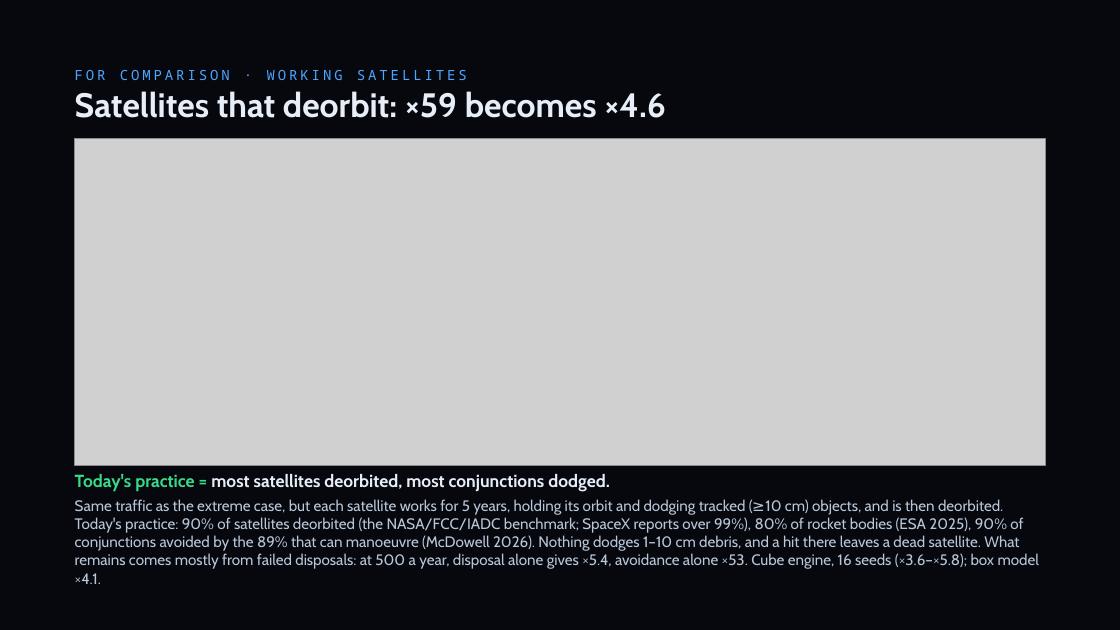
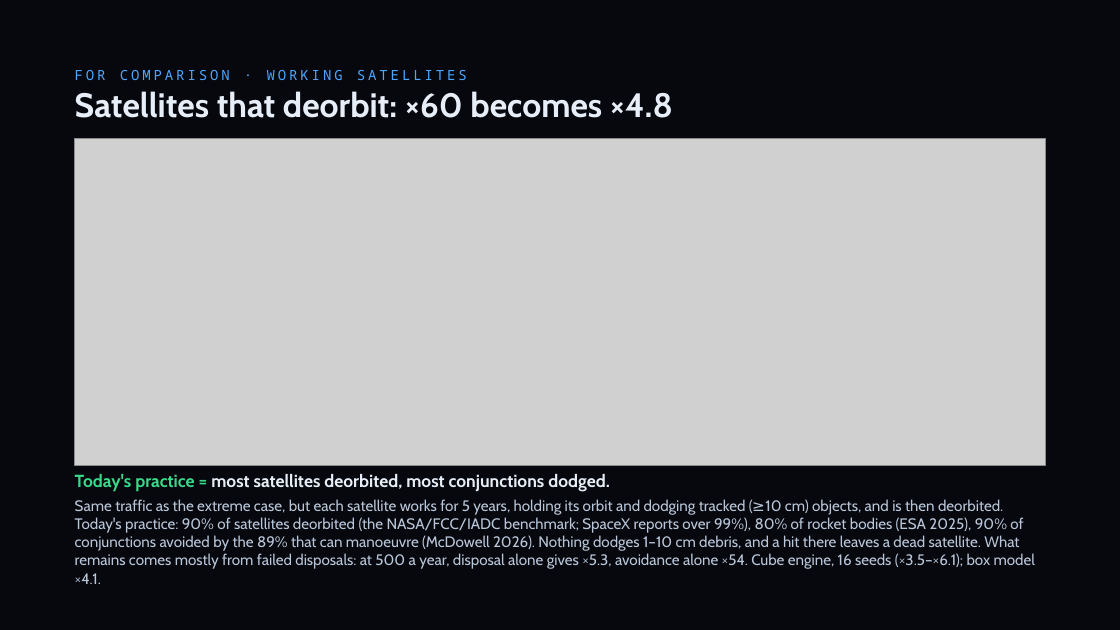
Before and after one commit to TimKadyrov/DebrisCascade, a slide deck: slide 21 of Barrel of Nails — Kessler Study.pptx. Drawn at 1120x630 pixels with LibreOffice and Linux fonts; fonts in the diff are those of the drawing; grey boxes stand for pictures. Boxes give left, top, right and bottom in pixels: in the first picture for what was removed or moved away, otherwise in the second. Text is boxed around its words. In the diff, an @@ line names an element or a change of style, - is before the commit and + after.

Commit message:
Final audit: engine fixes, re-export, deck and docs refreshed
Engines
- Catastrophic collisions per year are divided by the stretch each yearly
  record covers (cube 60-day steps made year 50 read ~12% low).
- Box model: launched satellites and rocket bodies keep fixed 180 kg /
  2,410 kg classes; catalog seeding no longer rewrites their masses.
- Cube: formation exclusion also covers dead catalogued payloads; objects
  started at e = 0.001 decay as circular from the first step; the globe
  classifies all intact objects as intact.
- Median quit year counts runs that never quit; never-quit seeds no longer
  break the JSON export. Duplicate 16-seed ensembles hit the cache.
- Drag lifetimes integrate to 10,000 years (the 1,000-year cap drew a false
  step near 1,400 km). Dead code removed.

Numbers (new export, 16 seeds; 2006 benchmark rerun)
- Nothing added x1.09, 50/yr x2.8, 500/yr x60, working x4.8, ~9 removals/yr;
  benchmark cube 12.8 (7-18) vs LEGEND 10.8, box 9.9.
- Comparison traffic rows from the cube engine; "1,000 barrels" instead of
  an unproven ceiling; operators wording (median run, launches taper).

Deck, charts, SUMMARY: every model number from the new export; wording
fixes from the audit; WPF label overlaps fixed.

```diff
--- a/Barrel of Nails — Kessler Study.pptx
+++ b/Barrel of Nails — Kessler Study.pptx
@@ text at (x1=75, y1=91, x2=673, y2=118): text changed @@
-Satellites that deorbit: ×59 becomes ×4.6
+Satellites that deorbit: ×60 becomes ×4.8
@@ text at (x1=75, y1=499, x2=1035, y2=584): text changed @@
-Same traffic as the extreme case, but each satellite works for 5 years, holding its orbit and dodging tracked (≥10 cm) objects, and is then deorbited. Today's practice: 90% of satellites deorbited (the NASA/FCC/IADC benchmark; SpaceX reports over 99%), 80% of rocket bodies (ESA 2025), 90% of conjunctions avoided by the 89% that can manoeuvre (McDowell 2026). Nothing dodges 1–10 cm debris, and a hit there leaves a dead satellite. What remains comes mostly from failed disposals: at 500 a year, disposal alone gives ×5.4, avoidance alone ×53. Cube engine, 16 seeds (×3.6–×5.8); box model ×4.1.
+Same traffic as the extreme case, but each satellite works for 5 years, holding its orbit and dodging tracked (≥10 cm) objects, and is then deorbited. Today's practice: 90% of satellites deorbited (the NASA/FCC/IADC benchmark; SpaceX reports over 99%), 80% of rocket bodies (ESA 2025), 90% of conjunctions avoided by the 89% that can manoeuvre (McDowell 2026). Nothing dodges 1–10 cm debris, and a hit there leaves a dead satellite. What remains comes mostly from failed disposals: at 500 a year, disposal alone gives ×5.3, avoidance alone ×54. Cube engine, 16 seeds (×3.5–×6.1); box model ×4.1.
```
Also in this commit, not shown: 12 other slides changed, 23 other files.
